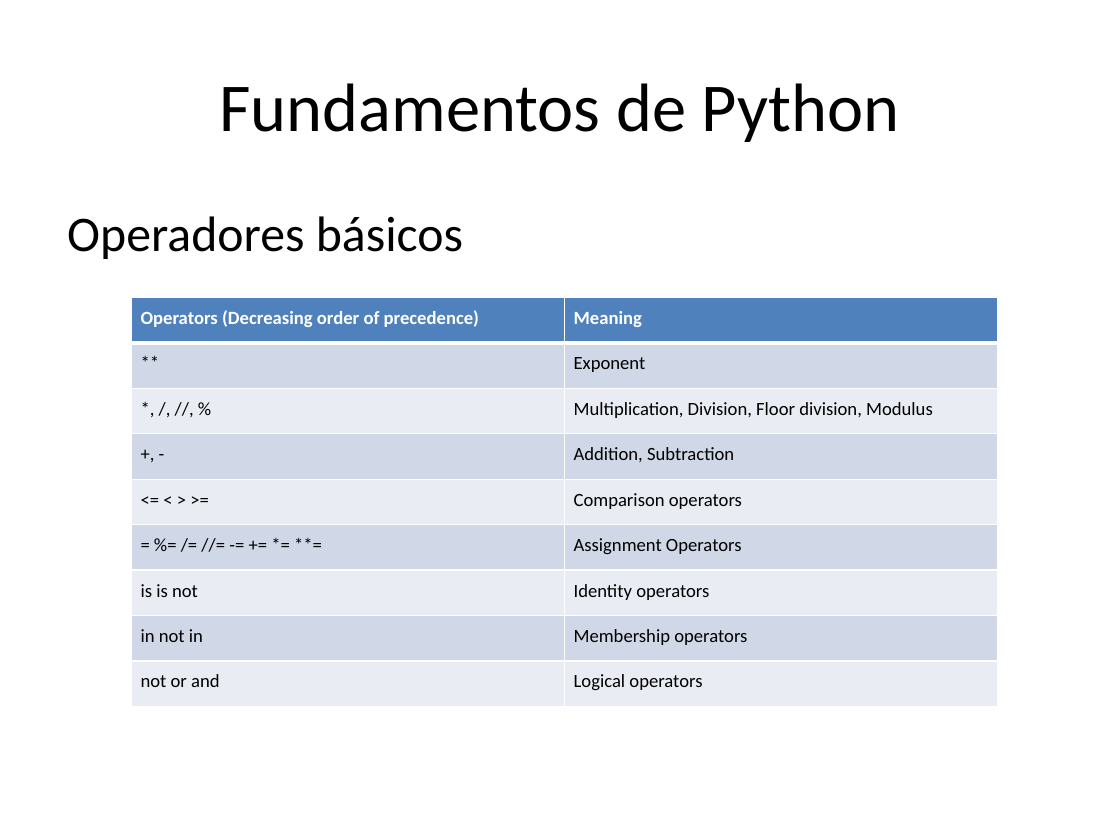
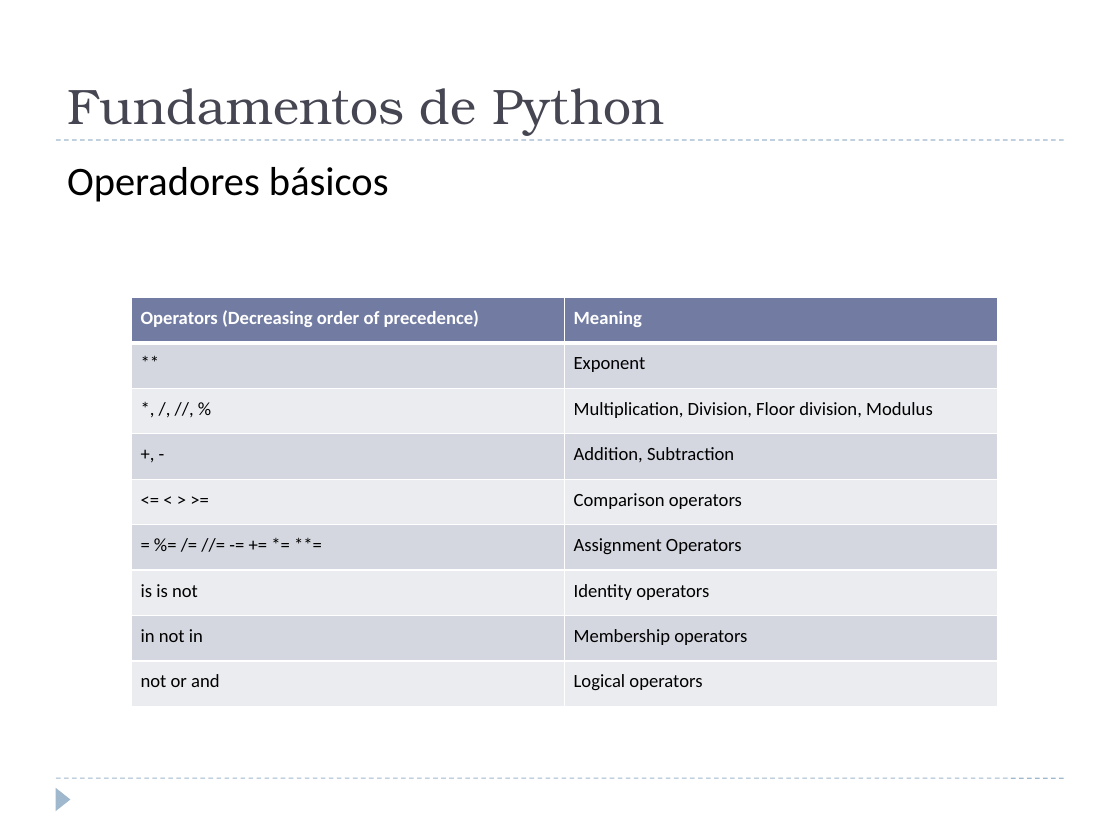
Before and after one commit to Kike-Ramirez/intro-py-td, a slide deck: slide 16 of docs/Python for TD Workshop - ROTOR.pptx. Drawn at 1120x840 pixels with LibreOffice and Linux fonts; fonts in the diff are those of the drawing. Boxes give left, top, right and bottom in pixels: in the first picture for what was removed or moved away, otherwise in the second. Text is boxed around its words. In the diff, an @@ line names an element or a change of style, - is before the commit and + after.

```diff
--- a/docs/Python for TD Workshop - ROTOR.pptx
+++ b/docs/Python for TD Workshop - ROTOR.pptx
@@ title "Fundamentos de Python": place and size @@
-title "Fundamentos de Python" at box(220, 83, 900, 142)
+title "Fundamentos de Python" at box(67, 88, 664, 136)
@@ title "Fundamentos de Python" at box(67, 88, 664, 136): size 44 to 32 pt, font Calibri to TeX Gyre Bonum, text colour #000000 to #464653; alignment centre to left; vertical alignment middle to bottom @@
@@ text "Operadores básicos": place and size @@
-text "Operadores básicos" at box(67, 216, 463, 259)
+text "Operadores básicos" at box(67, 167, 389, 202)
@@ text "Operadores básicos" at box(67, 167, 389, 202): size 32 to 26 pt; indent changed @@
@@ line added from (56, 140) to (1064, 140), #9FB8CD 0.75 pt dashed @@
@@ table at box(131, 298, 998, 707) @@
@@ fill #4F81BD to #727CA3 in row 1 @@
@@ fill #D0D8E8 to #D5D7E0 in 8 cells @@
@@ fill #E9EDF4 to #EBECF0 in 8 cells @@
@@ line added from (56, 778) to (1064, 778), #9FB8CD 0.75 pt dashed @@
@@ triangle added at box(56, 787, 71, 811), fill #9FB8CD @@
```
Also in this commit, not shown: 27 other slides changed, 2 slides added, 2 slides removed, 11 other files.
